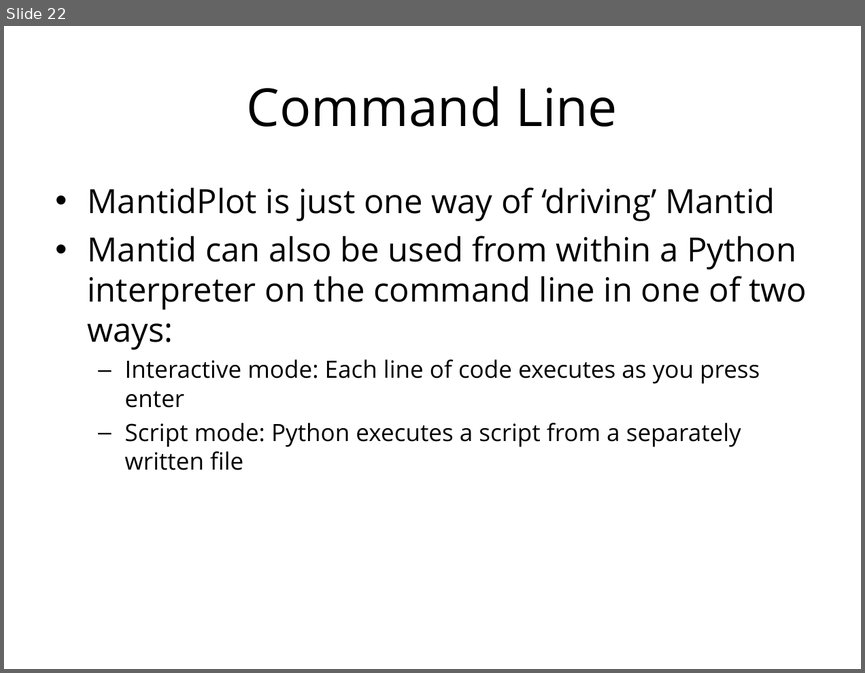
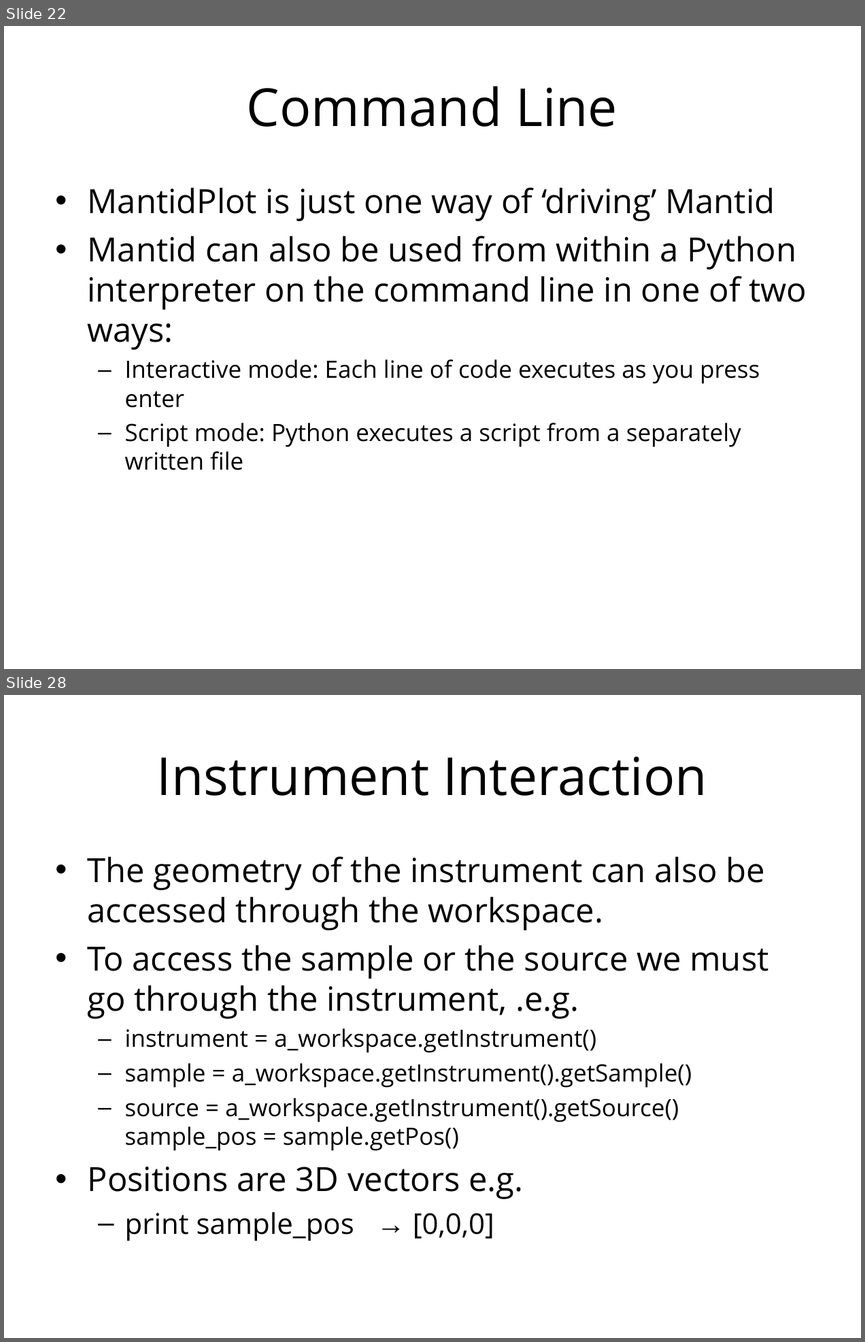
Before and after one commit to mantidproject/documents, a slide deck: Presentations/Python training course/Python in Mantid.ppt. Shown one above the other, each under a label of ours: slide 22 before the commit, slides 22 and 28 after it; the slides between them are not shown. The pictures are 865x673 and 865x1342 pixels, drawn with LibreOffice and Linux fonts; fonts in the diff are those of the drawing; background and template pictures are left out. Boxes give left, top, right and bottom in pixels: in the first picture for what was removed or moved away, otherwise in the second. Text is boxed around its words. In the diff, an @@ line names an element or a change of style, - is before the commit and + after.

```diff
--- a/Presentations/Python training course/Python in Mantid.ppt
+++ b/Presentations/Python training course/Python in Mantid.ppt
@@ slide 28 added at <box>4,695,861,1338</box>, background #FFFFFF @@
@@ title added at <box>157,756,707,796</box>, 44 pt, text #000000 @@
+Instrument Interaction
@@ text added at <box>88,856,768,1240</box>, 20 pt, text #000000 @@
+• The geometry of the instrument can also be accessed through the workspace.
+• To access the sample or the source we must go through the instrument, .e.g.
+  – instrument = a_workspace.getInstrument()
+  – sample = a_workspace.getInstrument().getSample()
+  – source = a_workspace.getInstrument().getSource() sample_pos = sample.getPos()
+• Positions are 3D vectors e.g.
+  – print sample_pos → [0,0,0]
```
Also in this commit, not shown: 1 slide changed, 6 other slides added.
